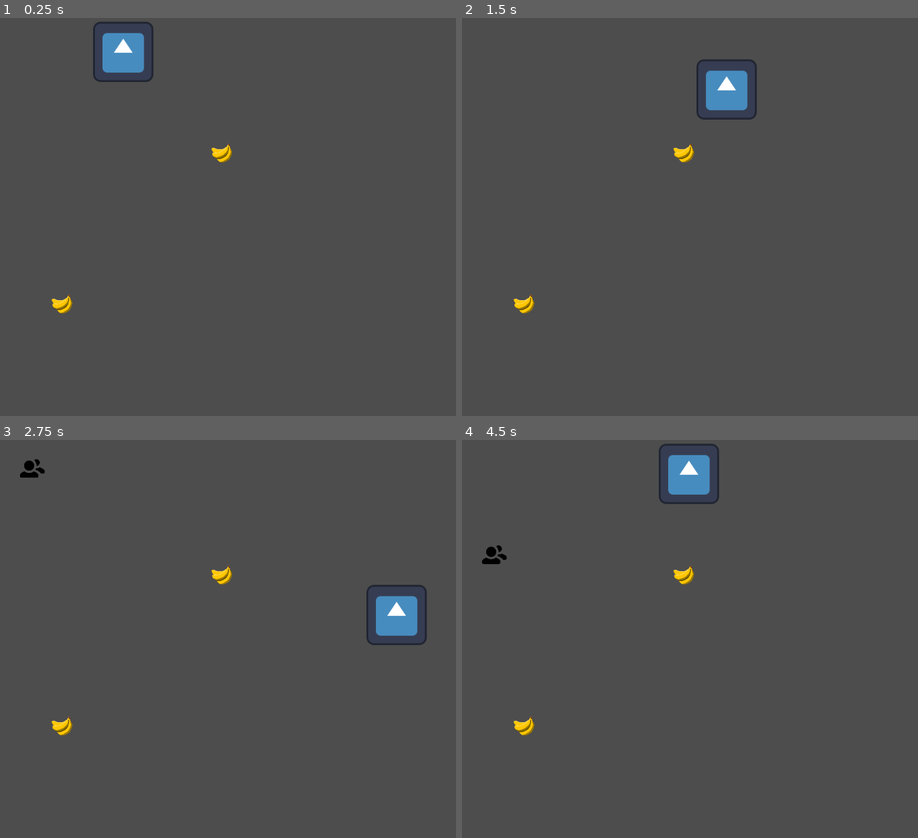
Above: before the commit, frames 1-4 (two rows, left to right).
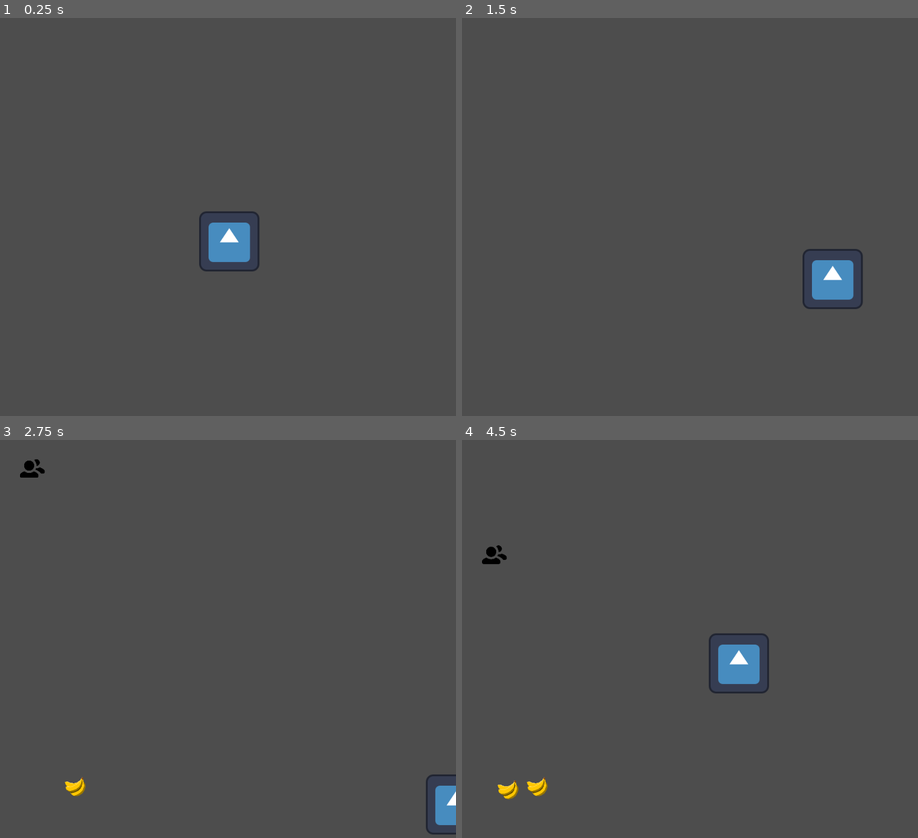
Above: after the commit, the same moments.

Repository: YoussefZayed/competitivecooking-godot
Game: Godot game, scene res://main.tscn
Two runs of this game, one before a commit and one after it. Both use one fixed random seed, a clock stepped at 60 frames per second and the inputs below. The engine's default icon, where the game draws it, is replaced by a stand-in: a white triangle on a blue panel in a dark square.
Inputs:
- Up to frame 1 (0.25 s): no input
- Up to frame 2 (1.5 s): tap Enter at 0.5 s; hold D (right) 0.53-1.28 s; hold S (down) from 1.28 s (still down)
- Up to frame 3 (2.75 s): release S (down) at 2.03 s; hold D (right) from 2.03 s (still down)
- Up to frame 4 (4.5 s): release D (right) at 2.78 s; hold W (up) 2.78-3.53 s; hold A (left) from 3.53 s (still down)

The runs differ from the first frame. In frame 1, 2.6% of the frame differs, in the area x 11-57%, y 0-75%; in frame 2, 2.6%; in frame 3, 2.1%; in frame 4, 2.8%, in the area x 7-68%, y 0-91%.

Commit message:
bannas spawn in

Diff:
--- a/main.gd
+++ b/main.gd
@@ -1,5 +1,6 @@
 extends Node
 @export var customerScene: PackedScene
+@export var ingredientsLeft: PackedScene
 var customer
 var positionToBeAt =  Vector2(0,300)
 @export var numCustomers = 0
@@ -9,6 +10,7 @@
 # Called when the node enters the scene tree for the first time.
 func _ready():
 	$AddCustomer.start()
+	$AddIngredient.start()
 	pass # Replace with function body
 
 
@@ -41,3 +43,10 @@
 
 func _on_player_customer_destroyed():
 	numCustomers -=1
+
+
+func _on_add_ingredient_timeout():
+	var rng = RandomNumberGenerator.new()
+	var ingredient = ingredientsLeft.instantiate()
+	ingredient.position = Vector2(rng.randf_range(20, 290.0), rng.randf_range(500.0, 810.0))
+	add_child(ingredient)
--- a/main.tscn
+++ b/main.tscn
@@ -8,17 +8,16 @@
 [node name="Main" type="Node"]
 script = ExtResource("1_4tvwp")
 customerScene = ExtResource("2_ahmme")
+ingredientsLeft = ExtResource("2_m4uao")
 
 [node name="Player" parent="." instance=ExtResource("1_mj7dn")]
-position = Vector2(294, 127)
-
-[node name="Ingredient" parent="." instance=ExtResource("2_m4uao")]
-
-[node name="Ingredient2" parent="." instance=ExtResource("2_m4uao")]
-position = Vector2(163, 663)
+position = Vector2(519, 530)
 
 [node name="AddCustomer" type="Timer" parent="."]
 wait_time = 2.5
+
+[node name="AddIngredient" type="Timer" parent="."]
+wait_time = 2.18
 
 [node name="TextureRect" type="TextureRect" parent="."]
 offset_right = 80.0
@@ -26,3 +25,4 @@
 
 [connection signal="customerDestroyed" from="Player" to="." method="_on_player_customer_destroyed"]
 [connection signal="timeout" from="AddCustomer" to="." method="_on_add_customer_timeout"]
+[connection signal="timeout" from="AddIngredient" to="." method="_on_add_ingredient_timeout"]
